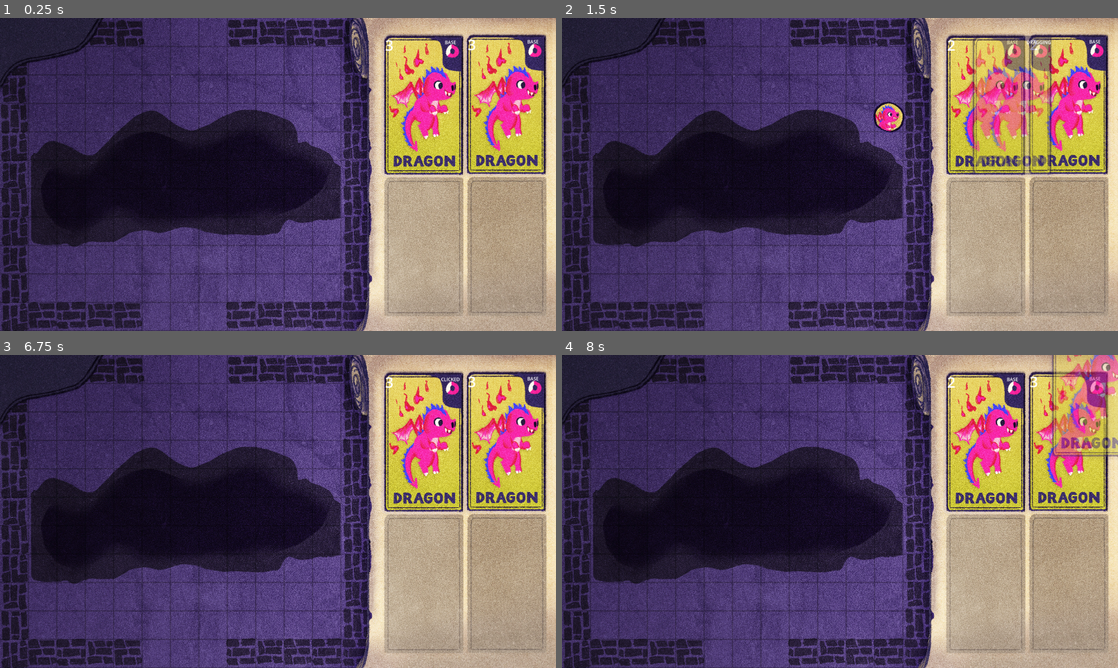
Above: before the commit, frames 1-4 (two rows, left to right).
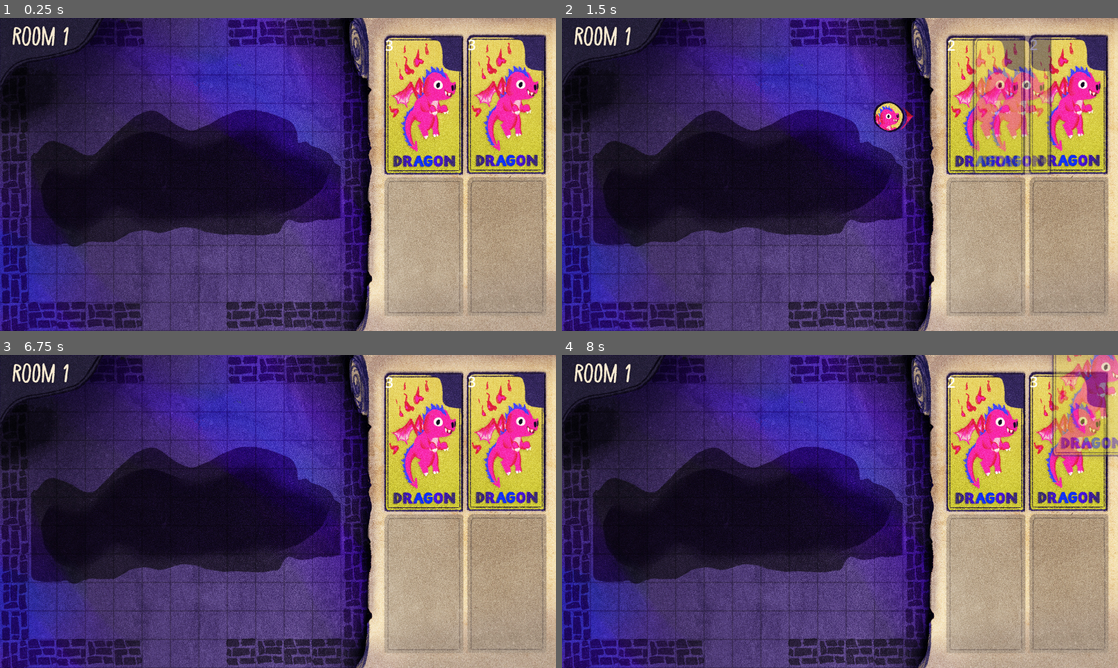
Above: after the commit, the same moments.

Repository: 20akshay00/LudumDare55
Game: Godot game, scene res://scenes/world.tscn
The game is run twice, just before and just after one commit, with the same random seed, the same clock (stepped at 60 frames per second) and the same inputs.
Inputs (mouse positions are in pixels of both pictures, inside the frame that each line leads up to):
- Up to frame 1 (0.25 s): no input
- Up to frame 2 (1.5 s): tap Enter at 0.5 s; drag from (984, 105) to (895, 105) at 0.52 s; tap Space at 1.25 s; drag from (1067, 105) to (895, 105) at 1.27 s
- Up to frame 3 (6.75 s): tap Enter at 2, 3.5 s; move the mouse to (328, 455) at 2.02 s; press the mouse at (328, 455) at 2.03 s; right-click (328, 455) at 2.3 s; release the mouse at (328, 455) at 2.75 s; tap Space at 2.75, 4.25 s; drag from (250, 574) to (505, 442) at 2.77 s; move the mouse to (444, 558) at 3.52 s; press the mouse at (444, 558) at 3.53 s; right-click (444, 558) at 3.8 s; release the mouse at (444, 558) at 4.25 s; drag from (111, 464) to (194, 433) at 4.27 s; move the mouse to (305, 511) at 5.02 s; press the mouse at (305, 511) at 5.03 s; right-click (305, 511) at 5.3 s; release the mouse at (305, 511) at 5.75 s; drag from (194, 433) to (422, 442) at 5.77 s; move the mouse to (400, 495) at 6.52 s; press the mouse at (400, 495) at 6.53 s
- Up to frame 4 (8 s): right-click (962, 495) at 6.8 s; release the mouse at (962, 495) at 7.25 s; drag from (728, 527) to (1067, 442) at 7.27 s

The runs differ from the first frame. In frame 1, 25% of the frame differs, in the area x 0-100%, y 0-100%; in frame 2, 25%; in frame 3, 25%; in frame 4, 25%.

Commit message:
add new assets

Diff:
--- a/globals/events.gd
+++ b/globals/events.gd
@@ -1,7 +1,7 @@
 extends Node
 
 signal card_played(pos: Vector2, creature: PackedScene)
-signal token_removed(summon_name: String)
+signal token_removed(pos: Vector2)
 
 # Called when the node enters the scene tree for the first time.
 func _ready() -> void:
--- a/scenes/arena.gd
+++ b/scenes/arena.gd
@@ -1,6 +1,6 @@
 extends TileMap
 
-@export var _gridsize = Vector2(13, 11)
+@export var _gridsize = Vector2(13, 13)
 var grid = {}
 # Called when the node enters the scene tree for the first time.
 func _ready() -> void:
@@ -14,15 +14,13 @@
 
 	self_modulate.a = 0
 
-
 func set_occupied(tile: Vector2i, object: Node) -> void:
-	grid[tile]["can_place"] = false
 	grid[tile]["object"] = object
 
 func is_valid_placement(tile: Vector2i) -> bool:
 	if is_cell_out_of_bounds(tile):
 		return false
-	return grid[tile]["can_place"]
+	return grid[tile]["can_place"] and (grid[tile]["object"] == null)
 
 
 func is_cell_out_of_bounds(tile: Vector2i) -> bool:
--- a/scenes/card_ui/card_ui.tscn
+++ b/scenes/card_ui/card_ui.tscn
@@ -50,6 +50,7 @@
 state = 4
 
 [node name="State" type="Label" parent="."]
+visible = false
 layout_mode = 0
 offset_left = 146.0
 offset_top = 23.0
--- a/scenes/game_manager.gd
+++ b/scenes/game_manager.gd
@@ -4,6 +4,7 @@
 # Called when the node enters the scene tree for the first time.
 func _ready() -> void:
 	Events.card_played.connect(_on_card_played)
+	Events.token_removed.connect(_on_token_removed)
 
 func _on_card_played(pos: Vector2, creature_scene: PackedScene, slot: Slot):
 	var creature = creature_scene.instantiate()
@@ -15,3 +16,7 @@
 		arena.set_occupied(tile, creature)
 	else:
 		slot.add_card()
+
+func _on_token_removed(pos: Vector2):
+	var tile = arena.local_to_map(arena.to_local(pos))
+	arena.grid[tile]["object"] = null
--- a/scenes/summons/dragon.gd
+++ b/scenes/summons/dragon.gd
@@ -4,14 +4,19 @@
 @export var slot: Slot
 var direction := Vector2(1, 0)
 @onready var sprite := $Sprite2D
+@onready var arrow := $Arrow
+
+func _ready() -> void:
+	arrow.rotation = direction.angle() - PI/2
 
 func _on_area_2d_input_event(viewport: Node, event: InputEvent, shape_idx: int) -> void:
 	if event is InputEventMouseButton:
 			if event.is_action_pressed("left_mouse"):
 				direction = direction.rotated(PI/2)
-				rotation = direction.angle()
-				sprite.flip_v = (direction.x == -1)
+				arrow.rotation = direction.angle() - PI/2
+				#sprite.flip_v = (direction.x == -1)
 
 			elif event.is_action_pressed("right_mouse"):
+				Events.token_removed.emit(get_global_mouse_position())
 				slot.add_card()
 				queue_free()
--- a/scenes/summons/dragon.tscn
+++ b/scenes/summons/dragon.tscn
@@ -1,7 +1,8 @@
-[gd_scene load_steps=5 format=3 uid="uid://pankmv5l5j61"]
+[gd_scene load_steps=6 format=3 uid="uid://pankmv5l5j61"]
 
 [ext_resource type="Script" path="res://scenes/summons/dragon.gd" id="1_jwfkp"]
 [ext_resource type="Texture2D" uid="uid://n1v0tgj2qaq" path="res://assets/art/tokens/dragon.png" id="2_3losi"]
+[ext_resource type="Texture2D" uid="uid://h1qv4c07lkm2" path="res://assets/art/tokens/arrow.png" id="3_icg26"]
 
 [sub_resource type="CircleShape2D" id="CircleShape2D_cv58r"]
 resource_local_to_scene = true
@@ -24,4 +25,11 @@
 [node name="CollisionShape2D" type="CollisionShape2D" parent="Area2D"]
 shape = SubResource("CircleShape2D_emt5m")
 
+[node name="Arrow" type="Node2D" parent="."]
+rotation = -1.5708
+
+[node name="ArrowSprite" type="Sprite2D" parent="Arrow"]
+position = Vector2(2, 89)
+texture = ExtResource("3_icg26")
+
 [connection signal="input_event" from="Area2D" to="." method="_on_area_2d_input_event"]
--- a/scenes/world.tscn
+++ b/scenes/world.tscn
@@ -2,7 +2,7 @@
 
 [ext_resource type="Script" path="res://scenes/game_manager.gd" id="1_1nhbm"]
 [ext_resource type="PackedScene" uid="uid://bjaekult8bagh" path="res://scenes/arena.tscn" id="1_6slqh"]
-[ext_resource type="Texture2D" uid="uid://ca8hjwqhjilan" path="res://assets/art/levels/Level 1.jpg" id="2_w0are"]
+[ext_resource type="Texture2D" uid="uid://buccapsswtvia" path="res://assets/art/levels/Level1.jpg" id="2_ldy0c"]
 [ext_resource type="Texture2D" uid="uid://dyxjl4cq6yqg1" path="res://assets/art/tile_plain.png" id="4_1pk7v"]
 [ext_resource type="PackedScene" uid="uid://pankmv5l5j61" path="res://scenes/summons/dragon.tscn" id="5_dyauj"]
 [ext_resource type="Texture2D" uid="uid://d2rp4lbruri8m" path="res://assets/art/tile_wall.png" id="5_y3bcl"]
@@ -38,7 +38,7 @@
 
 [node name="Sprite2D" type="Sprite2D" parent="."]
 position = Vector2(960, 540)
-texture = ExtResource("2_w0are")
+texture = ExtResource("2_ldy0c")
 
 [node name="Arena" parent="." instance=ExtResource("1_6slqh")]
 scale = Vector2(1, 1)
Binary file changed: assets/art/cards/dragon.png
Binary file added: assets/art/cards/elemental.png
Not shown, added: assets/art/cards/elemental.png.import
Binary file added: assets/art/cards/skeleton.png
Not shown, added: assets/art/cards/skeleton.png.import
Binary file added: assets/art/cards/spider.png
Not shown, added: assets/art/cards/spider.png.import
Binary file added: assets/art/effects/fireball.png
Not shown, added: assets/art/effects/fireball.png.import
Binary file removed: assets/art/levels/Level 1.jpg
Binary file added: assets/art/levels/Level1.jpg
Not shown, added: assets/art/levels/Level1.jpg.import
(and 11 more such lines)
